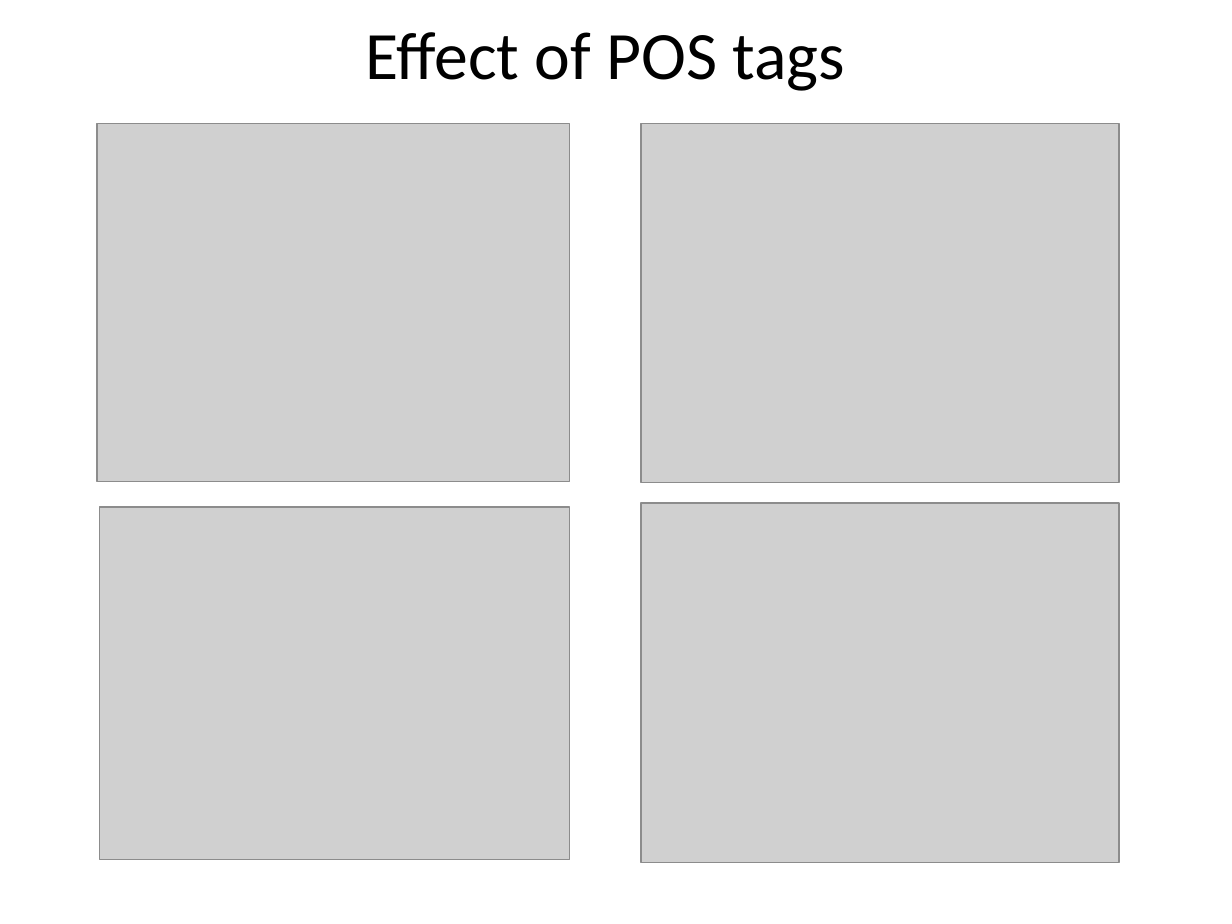
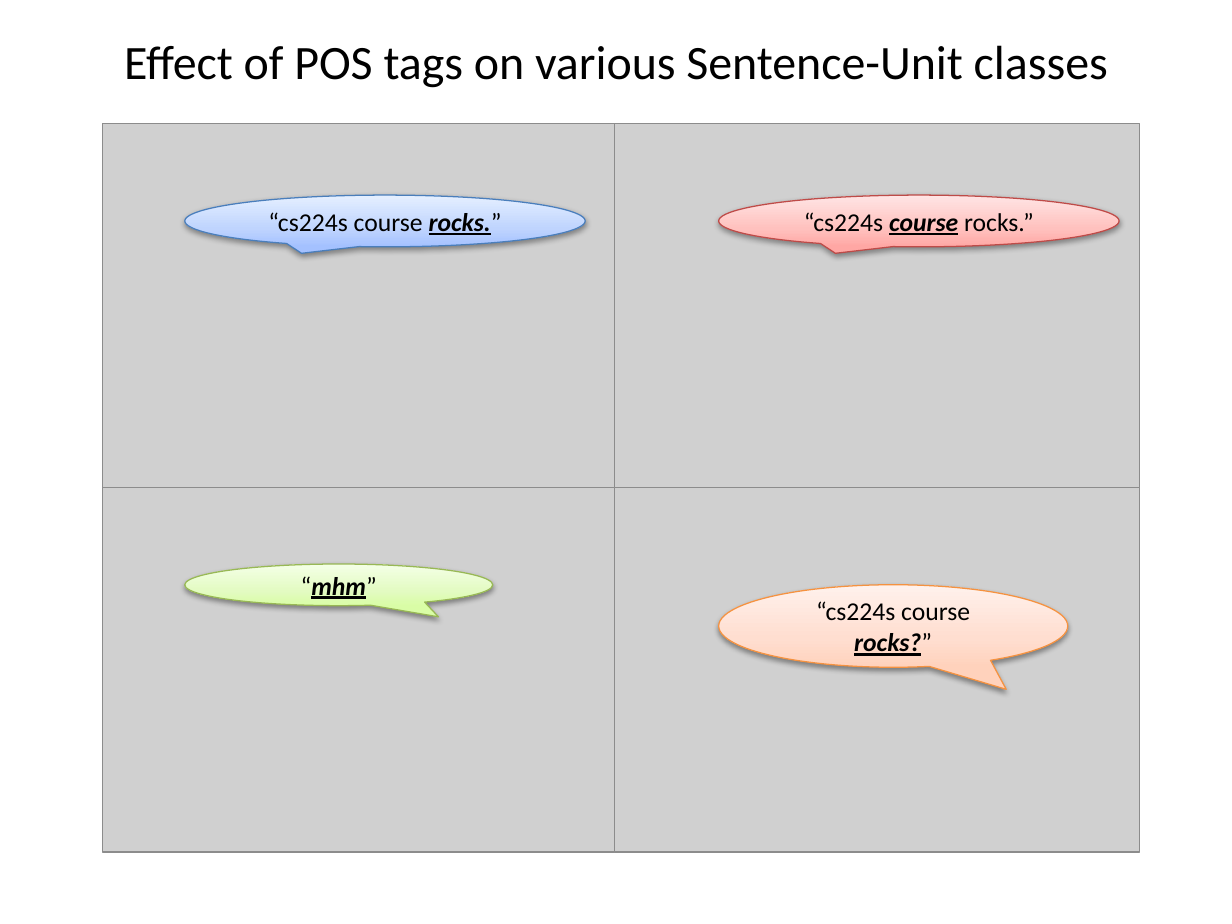
Before and after one commit to elingg/um-err-hmm, a slide deck: slide 5 of Poster.pptx (slide 4 before the commit). Drawn at 1232x924 pixels with LibreOffice and Linux fonts; fonts in the diff are those of the drawing; grey boxes stand for pictures. Boxes give left, top, right and bottom in pixels: in the first picture for what was removed or moved away, otherwise in the second. Text is boxed around its words. In the diff, an @@ line names an element or a change of style, - is before the commit and + after.

Commit message:
final poster

```diff
--- a/Poster.pptx
+++ b/Poster.pptx
@@ title at <box>124,45,1108,88</box>: text changed; size 39.6 to 28 pt @@
-Effect of POS tags
+Effect of POS tags on various Sentence-Unit classes
@@ picture: place and size @@
-picture at <box>97,123,569,482</box>
+picture at <box>102,123,614,488</box>
@@ picture: place and size @@
-picture at <box>641,123,1119,483</box>
+picture at <box>615,123,1140,488</box>
@@ speech bubble added at <box>185,195,585,246</box>, fill gradient #A4C4FF to #BFD4FF to #E6EEFF, outline #4B7EBC 0.75 pt, 15 pt, text #000000 @@
+“cs224s course rocks.”
@@ speech bubble added at <box>718,195,1119,246</box>, fill gradient #FFA6A5 to #FFC0BF to #FFE7E7, outline #BF4C48 0.75 pt, 15 pt, text #000000 @@
+“cs224s course rocks.”
@@ picture: place and size @@
-picture at <box>100,508,569,860</box>
+picture at <box>102,488,614,853</box>
@@ picture: place and size @@
-picture at <box>641,503,1119,862</box>
+picture at <box>615,488,1140,853</box>
@@ speech bubble added at <box>185,564,493,606</box>, fill gradient #DAFDA7 to #E4FCC2 to #F5FFE7, outline #98B955 0.75 pt, 15 pt, text #000000, bold, italic, underline @@
+“mhm”
@@ speech bubble added at <box>718,585,1067,668</box>, fill gradient #FFD2BD to #FFDED0 to #FFF2ED, outline #F69240 0.75 pt, 15 pt, text #000000 @@
+“cs224s course rocks?”
```
Also in this commit, not shown: 4 other slides changed, 4 slides added, 5 slides removed.
